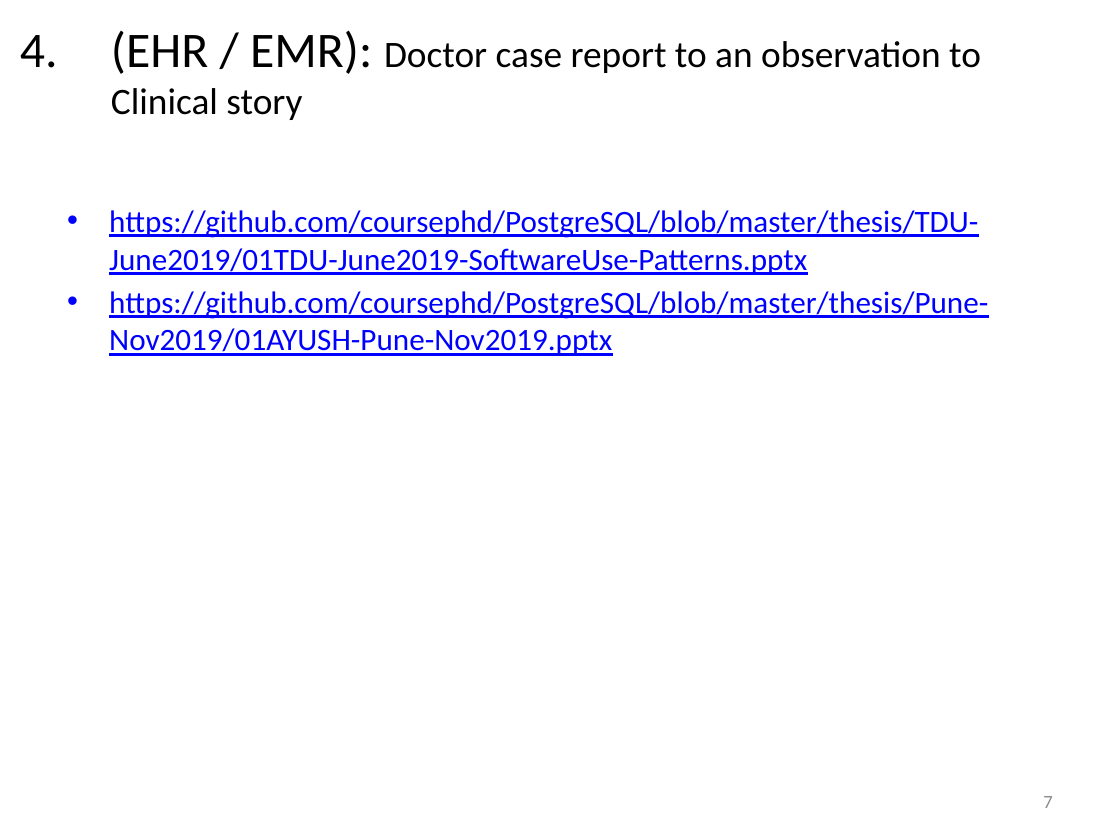
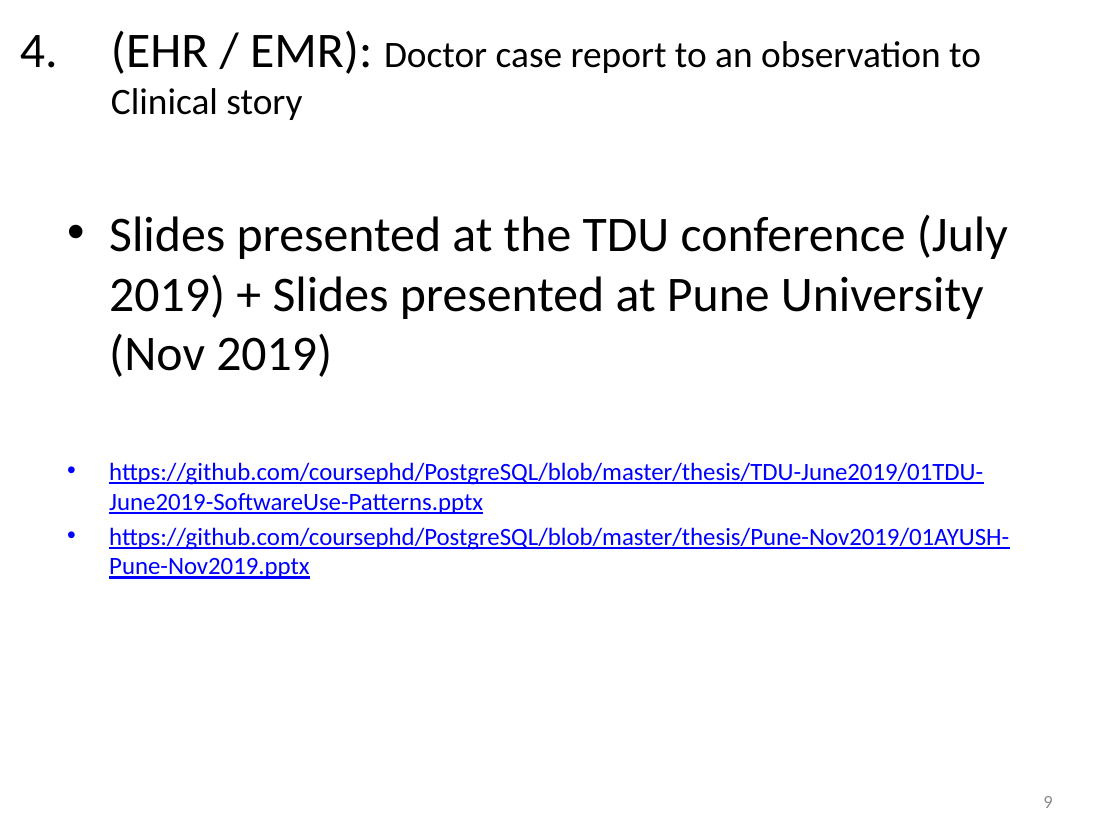
Before and after one commit to coursephd/PostgreSQL, a slide deck: slide 9 of thesis/ThesisPresentation V1.0-WorkingCopy.pptx (slide 7 before the commit). Drawn at 1120x840 pixels with LibreOffice and Linux fonts; fonts in the diff are those of the drawing; background and template pictures are left out. Boxes give left, top, right and bottom in pixels: in the first picture for what was removed or moved away, otherwise in the second. Text is boxed around its words. In the diff, an @@ line names an element or a change of style, - is before the commit and + after.

```diff
--- a/thesis/ThesisPresentation V1.0-WorkingCopy.pptx
+++ b/thesis/ThesisPresentation V1.0-WorkingCopy.pptx
@@ text at (109,215,1008,377): paragraph added @@
+• Slides presented at the TDU conference (July 2019) + Slides presented at Pune University (Nov 2019)
@@ text at (109,462,1009,579): size 20 to 16 pt in "https://github.com/coursephd/PostgreSQL/blob/master/thesis/T ...", "https://github.com/coursephd/PostgreSQL/blob/master/thesis/P ..." @@
@@ page number at (1043,796,1052,808): text changed @@
-7
+9
```
Also in this commit, not shown: 3 other slides changed, 4 slides added, 3 slides removed.
